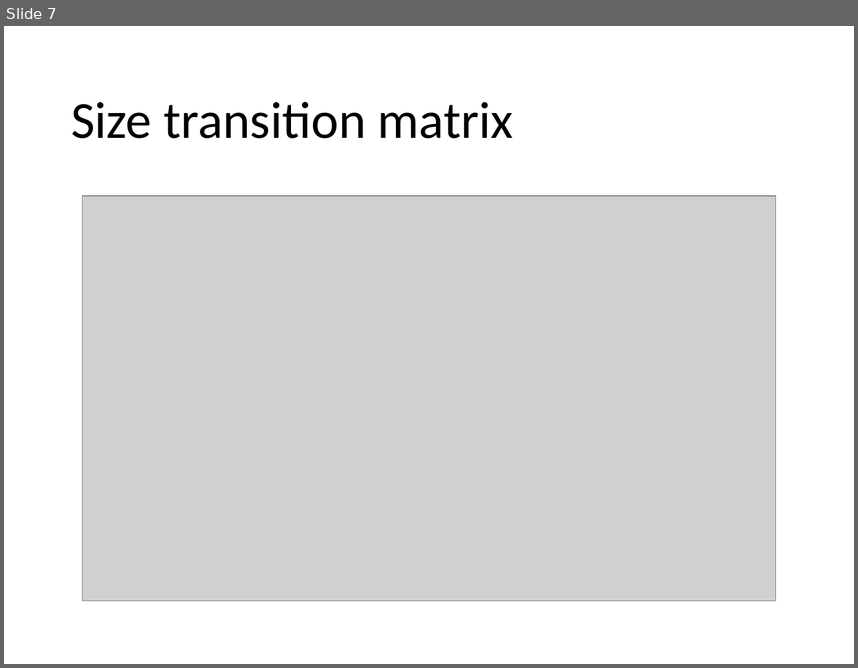
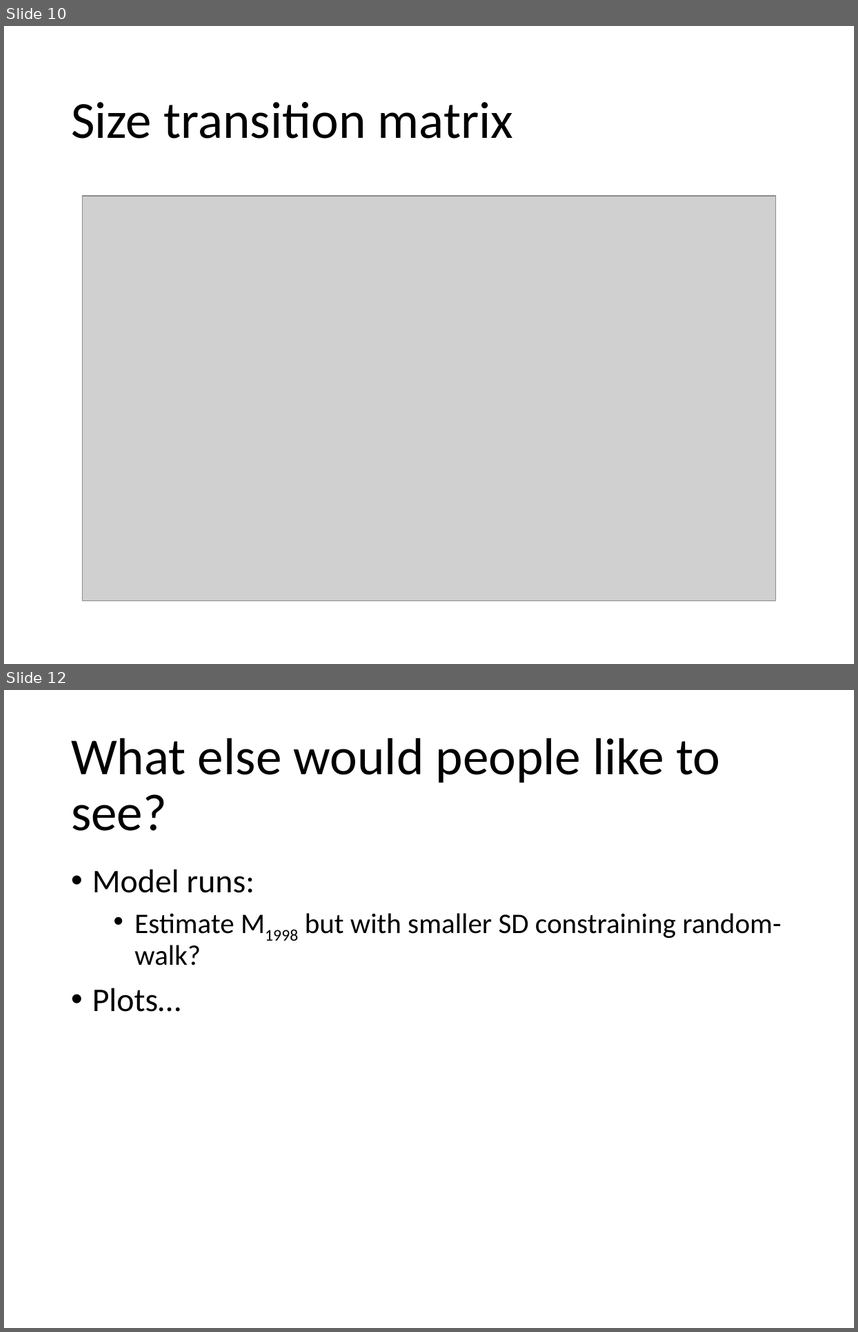
Before and after one commit to seacode/gmacs, a slide deck: docs/smbkc/smbkc.pptx. Shown one above the other, each under a label of ours: slide 7 before the commit, slides 10 and 12 after it; the slides between them are not shown. The pictures are 858x668 and 858x1332 pixels, drawn with LibreOffice and Linux fonts; fonts in the diff are those of the drawing; grey boxes stand for pictures. Boxes give left, top, right and bottom in pixels: in the first picture for what was removed or moved away, otherwise in the second. Text is boxed around its words. In the diff, an @@ line names an element or a change of style, - is before the commit and + after.

```diff
--- a/docs/smbkc/smbkc.pptx
+++ b/docs/smbkc/smbkc.pptx
@@ slide 12 added at [4, 690, 854, 1328], background #FFFFFF @@
@@ title added at [71, 738, 720, 831], 44 pt, text #000000 @@
+What else would people like to see?
@@ text added at [92, 869, 781, 1012], 24 pt, text #000000 @@
+• Model runs:
+  • Estimate M1998 but with smaller SD constraining random-walk?
+• Plots…
@@ what was slide 7 is now slide 10 @@
```
Also in this commit, not shown: 3 slides changed, 3 other slides added, 6 other files.
